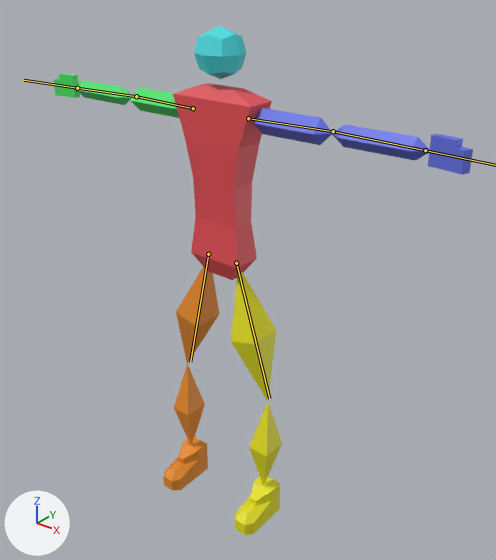
The glTF model FPS/Player/Player.glb, before and after one commit.
One viewpoint serves both versions: a 50 mm lens placed at (3.74, -4.31, 5.3), pointed at (0.44, -0.18, 2.74). Arrows for +X, +Y and +Z are at lower left; the lights stay in place. The bones that change are drawn over the model as lines.

Names of what the first picture shows: 'Foot.L', 'Foot.R', 'Hand.L', 'Hand.R', 'Head', 'LowerArm.L', 'LowerArm.R', 'LowerLeg.L', 'LowerLeg.R', 'Torso', 'UpperArm.L', 'UpperArm.R', 'UpperLeg.L', 'UpperLeg.R'.
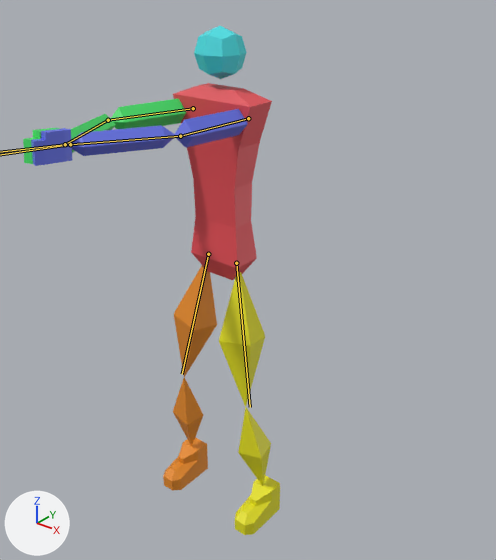
The newer file adds an action. The first version stands in its rest pose; the second is drawn at frame 1 of the action 'StandingGun'.

Changed parts and their boxes [x1, y1, x2, y2] in the pictures (496 x 560 px):
'UpperLeg.L', posed
    before: [231, 272, 276, 401]
    after: [219, 272, 265, 407]
'LowerArm.L', posed (6% wider, 11% shorter)
    before: [332, 125, 430, 160]
    after: [71, 125, 175, 156]
'UpperArm.L', posed (7% narrower)
    before: [253, 108, 332, 145]
    after: [175, 109, 248, 147]
'UpperLeg.R', posed (15% taller)
    before: [176, 267, 219, 364]
    after: [174, 265, 217, 377]
'Hand.L', posed (9% narrower, 7% shorter)
    before: [428, 134, 473, 175]
    after: [31, 128, 72, 166]
'LowerLeg.L', posed
    before: [249, 402, 282, 486]
    after: [238, 407, 271, 486]
'UpperArm.R', posed
    before: [131, 88, 179, 118]
    after: [110, 99, 186, 129]
'LowerLeg.R', posed (17% shorter)
    before: [174, 364, 205, 446]
    after: [173, 378, 203, 446]
'LowerArm.R', posed
    before: [77, 80, 132, 105]
    after: [71, 114, 116, 153]
'Hand.R', posed
    before: [53, 73, 80, 98]
    after: [23, 128, 60, 164]
bone 'UpperArm.L', root to tip
    before: (248, 118) to (333, 131)
    after: (248, 118) to (180, 136)
bone 'LowerArm.L', root to tip
    before: (333, 131) to (425, 150)
    after: (180, 136) to (70, 144)
bone 'UpperArm.R', root to tip
    before: (193, 108) to (136, 96)
    after: (193, 108) to (108, 120)
bone 'LowerArm.R', root to tip
    before: (136, 96) to (77, 88)
    after: (108, 120) to (65, 144)
bone 'UpperLeg.L', root to tip
    before: (236, 263) to (269, 398)
    after: (236, 263) to (250, 407)
bone 'UpperLeg.R', root to tip
    before: (208, 254) to (190, 362)
    after: (208, 254) to (182, 374)

The change, as a list of edits to the scene's bpy script:
```text
Change bone_upperarm_l:
    where bone_upperarm_l = bpy.data.objects['Armature'].pose.bones['UpperArm.L']  # child of 'Clavicle.L'
    bone_upperarm_l.rotation_quaternion: (1.0, 0.0, 0.0, 0.0) -> (0.667, 0.004, 0.0, -0.745)  # degrees (0, 0, 0) -> degrees (0, 0, -96)
Change bone_lowerarm_l:
    where bone_lowerarm_l = bpy.data.objects['Armature'].pose.bones['LowerArm.L']  # child of 'UpperArm.L'
    bone_lowerarm_l.rotation_quaternion: (1.0, 0.0, 0.0, 0.0) -> (0.981, 0.0, 0.0, -0.196)  # degrees (0, 0, 0) -> degrees (0, 0, -23)
Change bone_hand_l:
    where bone_hand_l = bpy.data.objects['Armature'].pose.bones['Hand.L']  # child of 'LowerArm.L'
    bone_hand_l.rotation_quaternion: (1.0, 0.0, 0.0, 0.0) -> (0.958, 0.035, 0.014, 0.285)  # degrees (0, 0, 0) -> degrees (4, 0, 33)
Change bone_upperarm_r:
    where bone_upperarm_r = bpy.data.objects['Armature'].pose.bones['UpperArm.R']  # child of 'Clavicle.R'
    bone_upperarm_r.rotation_quaternion: (1.0, 0.0, 0.0, 0.0) -> (0.797, -0.004, -0.001, 0.604)  # degrees (0, 0, 0) -> degrees (0, 0, 74)
Change bone_lowerarm_r:
    where bone_lowerarm_r = bpy.data.objects['Armature'].pose.bones['LowerArm.R']  # child of 'UpperArm.R'
    bone_lowerarm_r.rotation_quaternion: (1.0, 0.0, 0.0, 0.0) -> (0.946, 0.0, 0.0, 0.324)  # degrees (0, 0, 0) -> degrees (0, 0, 38)
Change bone_hand_r:
    where bone_hand_r = bpy.data.objects['Armature'].pose.bones['Hand.R']  # child of 'LowerArm.R'
    bone_hand_r.rotation_quaternion: (1.0, 0.0, 0.0, 0.0) -> (0.972, 0.057, -0.021, -0.226)  # degrees (0, 0, 0) -> degrees (7, -1, -26)
Change bone_upperleg_l:
    where bone_upperleg_l = bpy.data.objects['Armature'].pose.bones['UpperLeg.L']  # child of 'Hip'
    bone_upperleg_l.rotation_quaternion: (1.0, 0.0, 0.0, 0.0) -> (0.764, -0.074, 0.64, -0.029)  # degrees (0, 0, 0) -> degrees (-42, 77, -38)
Change bone_upperleg_r:
    where bone_upperleg_r = bpy.data.objects['Armature'].pose.bones['UpperLeg.R']  # child of 'Hip'
    bone_upperleg_r.rotation_quaternion: (1.0, 0.0, 0.0, 0.0) -> (0.764, -0.074, -0.64, 0.029)  # degrees (0, 0, 0) -> degrees (-42, -77, 38)
```
